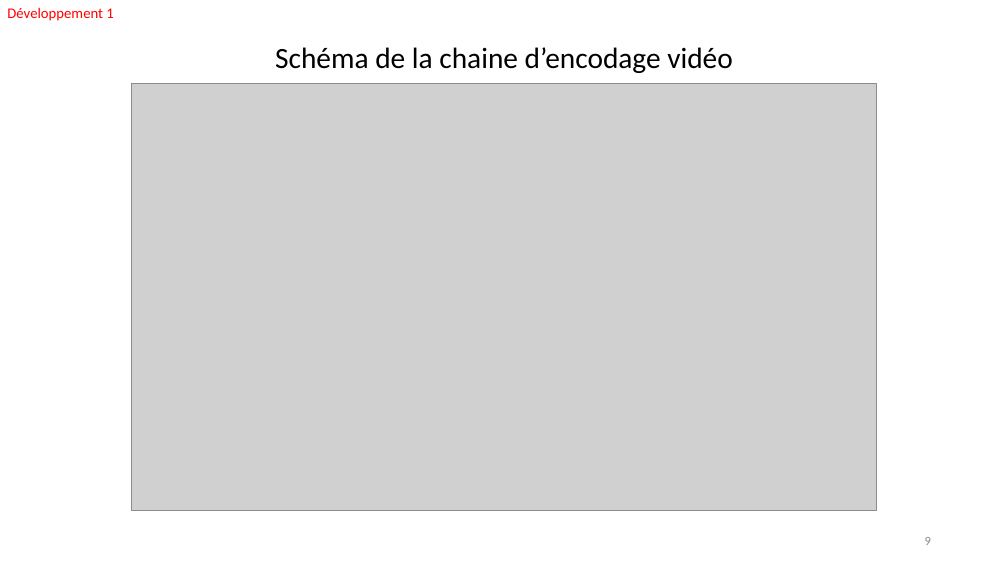
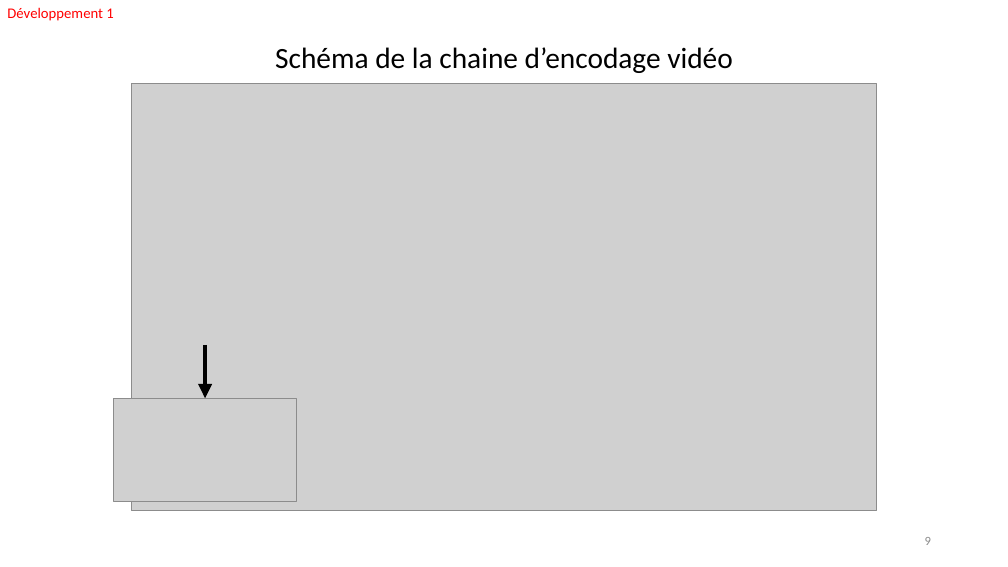
Before and after one commit to FabienMnsn/PRES2, a slide deck: slide 9 of Slides/PRES2019-Projet14-OlivierFourmaux-ROIStreamingImapct-soutenance.pptx. Drawn at 1008x567 pixels with LibreOffice and Linux fonts; fonts in the diff are those of the drawing; grey boxes stand for pictures. Boxes give left, top, right and bottom in pixels: in the first picture for what was removed or moved away, otherwise in the second. Text is boxed around its words. In the diff, an @@ line names an element or a change of style, - is before the commit and + after.

```diff
--- a/Slides/PRES2019-Projet14-OlivierFourmaux-ROIStreamingImapct-soutenance.pptx
+++ b/Slides/PRES2019-Projet14-OlivierFourmaux-ROIStreamingImapct-soutenance.pptx
@@ arrow added from (205, 345) to (205, 399), #000000 4.5 pt @@
@@ picture added at (x1=113, y1=399, x2=296, y2=501) @@
```
Also in this commit, not shown: 12 other slides changed, 1 other file.
